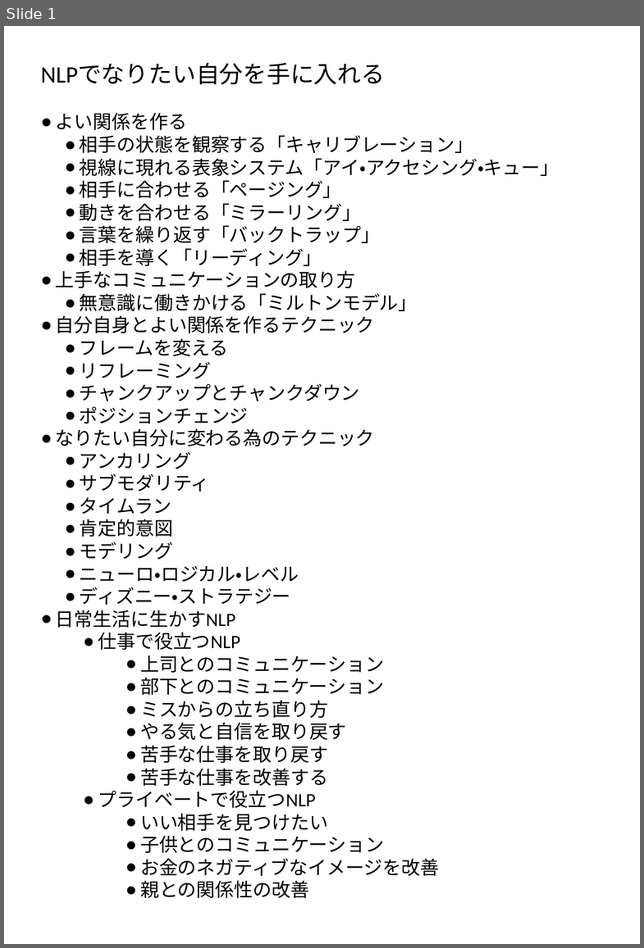
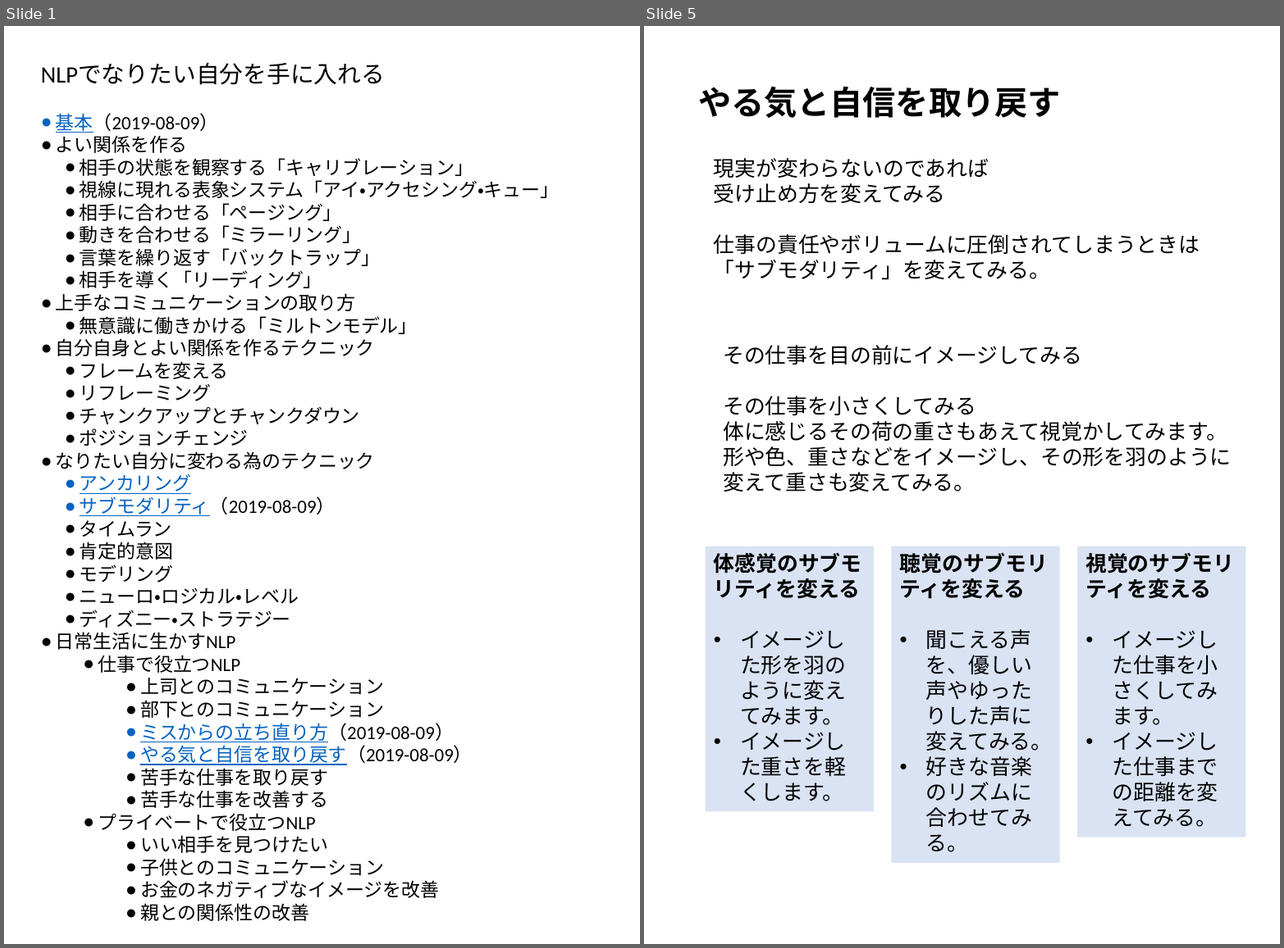
Before and after one commit to ShiccaRorl/waku_waku_homepage, a slide deck: エレメント/NLP/実践NLP.pptx. Shown side by side, each under a label of ours: slide 1 before the commit, slides 1 and 5 after it; the slides between them are not shown. The pictures are 644x948 and 1284x948 pixels, drawn with LibreOffice and Linux fonts; fonts in the diff are those of the drawing. Boxes give left, top, right and bottom in pixels: in the first picture for what was removed or moved away, otherwise in the second. Text is boxed around its words. In the diff, an @@ line names an element or a change of style, - is before the commit and + after.

```diff
--- a/エレメント/NLP/実践NLP.pptx
+++ b/エレメント/NLP/実践NLP.pptx
@@ slide 5 added at bbox=[644, 26, 1280, 944], background #FFFFFF @@
@@ text added at bbox=[698, 87, 1060, 118], 28 pt, text #000000, bold @@
+やる気と自信を取り戻す
@@ text added at bbox=[714, 158, 1200, 280], 18 pt, text #000000 @@
+現実が変わらないのであれば
+受け止め方を変えてみる
+仕事の責任やボリュームに圧倒されてしまうときは「サブモダリティ」を変えてみる。
@@ text added at bbox=[723, 345, 1230, 492], 18 pt, text #000000 @@
+その仕事を目の前にイメージしてみる
+その仕事を小さくしてみる
+体に感じるその荷の重さもあえて視覚かしてみます。
+形や色、重さなどをイメージし、その形を羽のように変えて重さも変えてみる。
@@ rectangle added at bbox=[705, 546, 874, 812], fill #DAE3F3, 18 pt, text #000000 @@
+体感覚のサブモリティを変える
+• イメージした形を羽のように変えてみます。
+• イメージした重さを軽くします。
@@ rectangle added at bbox=[892, 546, 1060, 863], fill #DAE3F3, 18 pt, text #000000 @@
+聴覚のサブモリティを変える
+• 聞こえる声を、優しい声やゆったりした声に変えてみる。
+• 好きな音楽のリズムに合わせてみる。
@@ rectangle added at bbox=[1077, 546, 1246, 837], fill #DAE3F3, 18 pt, text #000000 @@
+視覚のサブモリティを変える
+• イメージした仕事を小さくしてみます。
+• イメージした仕事までの距離を変えてみる。
@@ slide 1 changed as well @@
@@ text at bbox=[56, 113, 219, 133]: paragraph added @@
+● 基本（2019-08-09）
@@ text at bbox=[79, 475, 191, 494]: text colour #000000 to #0563C1, underline on in "アンカリング" @@
@@ text at bbox=[79, 497, 335, 516]: text changed @@
-  ● サブモダリティ
+  ● サブモダリティ（2019-08-09）
@@ text at bbox=[140, 723, 472, 766]: text changed @@
-    ● ミスからの立ち直り方
-    ● やる気と自信を取り戻す
+    ● ミスからの立ち直り方（2019-08-09）
+    ● やる気と自信を取り戻す（2019-08-09）
```
Also in this commit, not shown: 4 other slides added, 1 slide removed.
